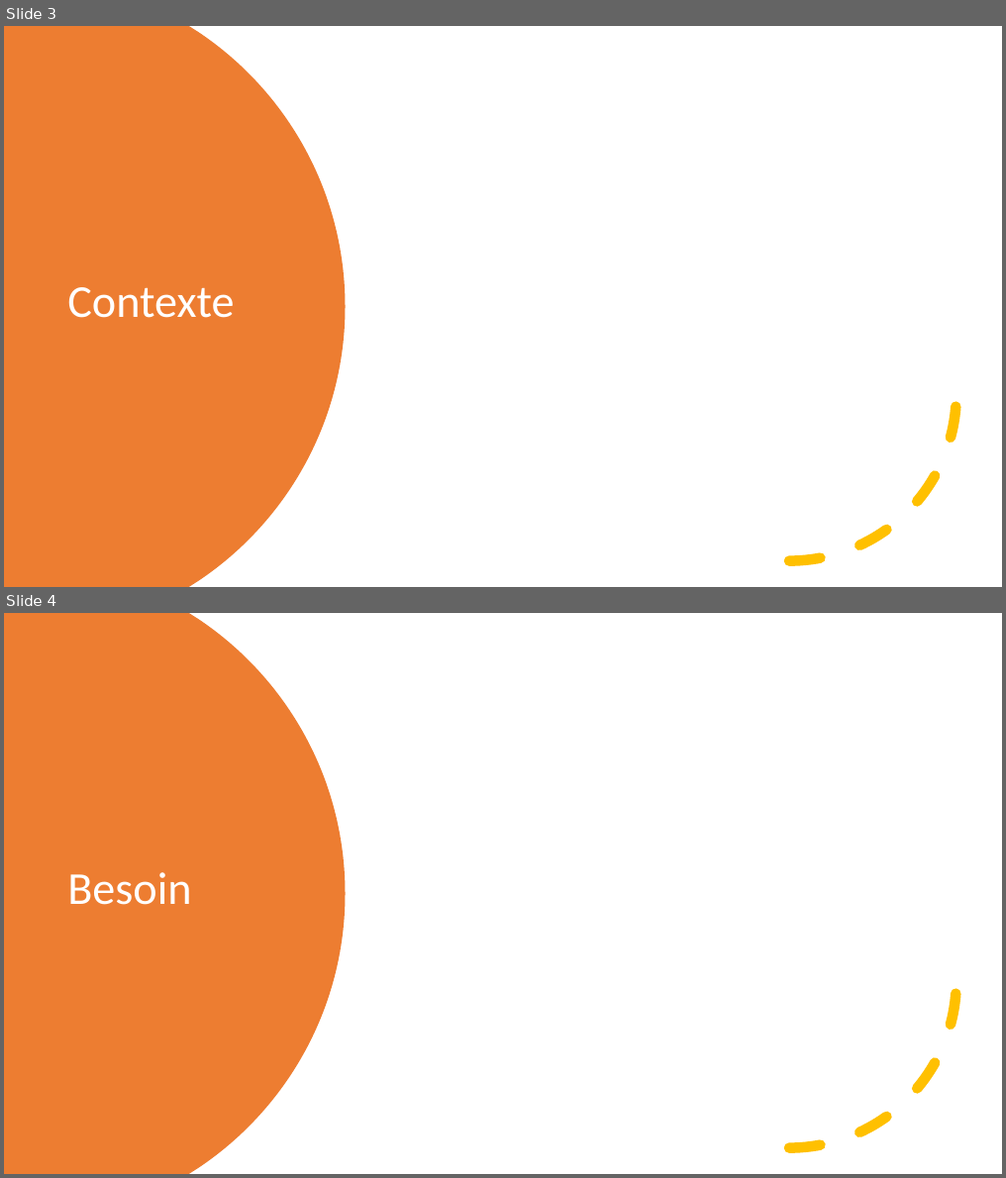
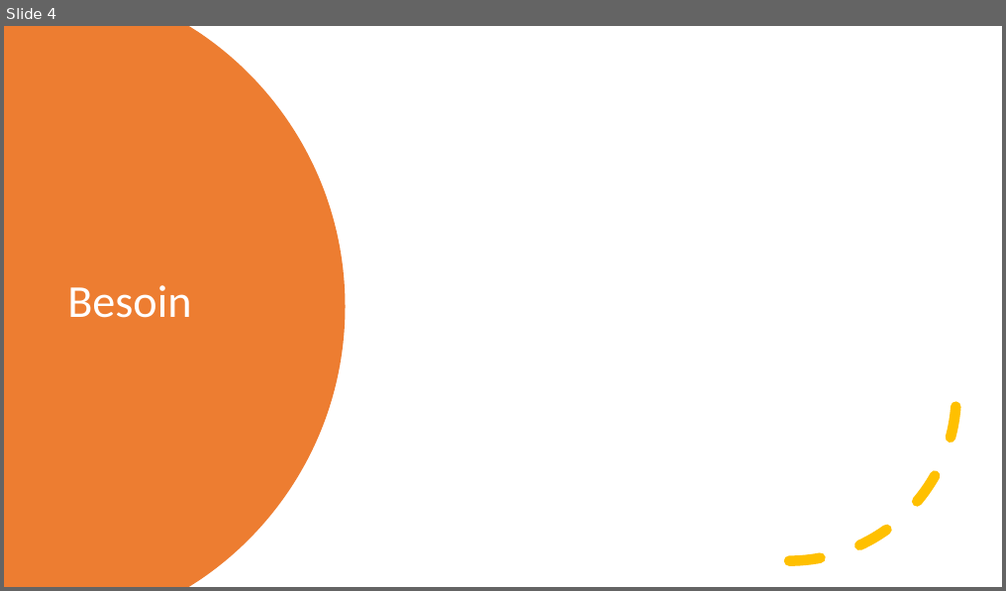
Before and after one commit to neopolitan2012/PT-LPBDD, a slide deck: Soutenance_PT.pptx. Shown one above the other, each under a label of ours: slides 3 and 4 before the commit, slide 4 after it. The pictures are 1006x1178 and 1006x591 pixels, drawn with LibreOffice and Linux fonts; fonts in the diff are those of the drawing. Boxes give left, top, right and bottom in pixels: in the first picture for what was removed or moved away, otherwise in the second. Text is boxed around its words. In the diff, an @@ line names an element or a change of style, - is before the commit and + after.

```diff
--- a/Soutenance_PT.pptx
+++ b/Soutenance_PT.pptx
@@ slide 3 removed at [4, 26, 1002, 587], background #FFFFFF @@
@@ freeform shape removed at [4, 26, 346, 587] @@
@@ arc (boxed as its full ellipse) removed at [623, 227, 957, 562] @@
@@ title removed at [67, 287, 234, 318] @@
-Contexte
```
Also in this commit, not shown: 4 slides changed, 6 slides added, 1 other slide removed.
